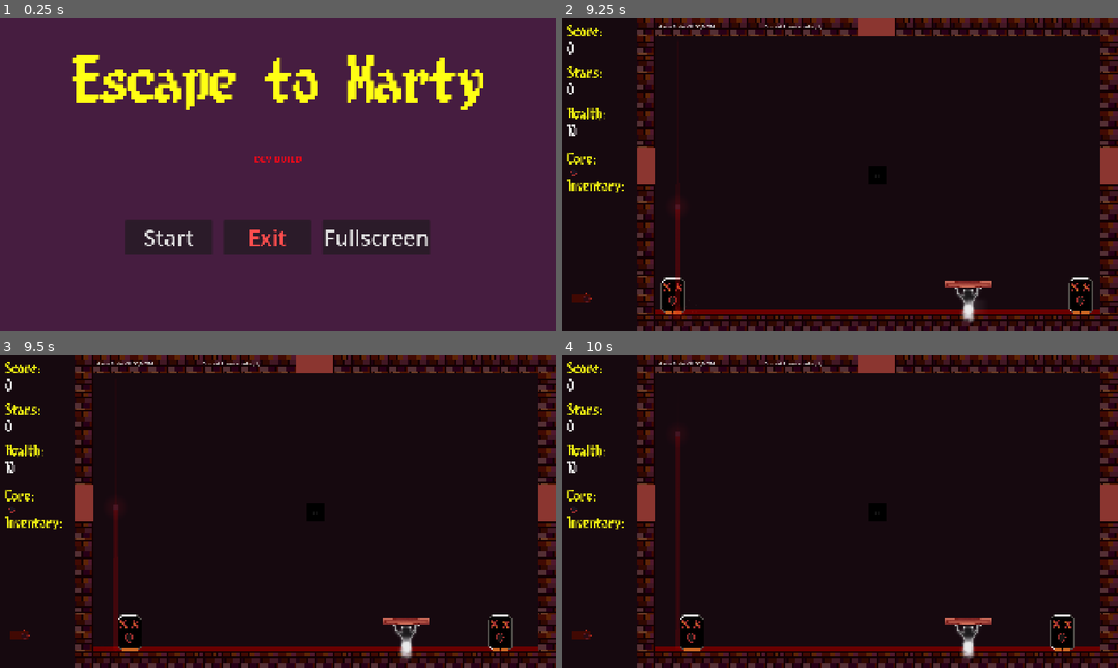
Above: before the commit, frames 1-4 (two rows, left to right).
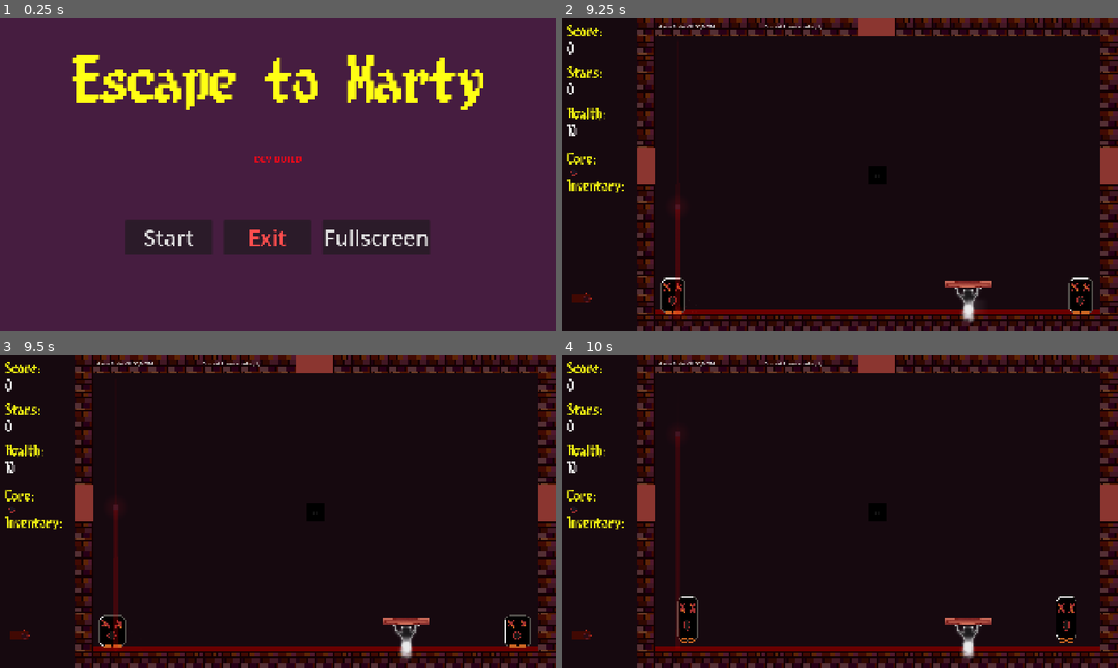
Above: after the commit, the same moments.

Repository: lostpoet999/escape_to_marty
Game: Godot game, scene res://scenes_and_scripts/ui_main_menu/main_menu.tscn
Same seed, same stepped clock (60 frames per second), same inputs: the game is played once before the commit and once after it. Sound files missing from this copy of the repository are replaced by a short silence.
Inputs (mouse positions are in pixels of both pictures, inside the frame that each line leads up to):
- Up to frame 1 (0.25 s): no input
- Up to frame 2 (9.25 s): click "Start" at 0.5 s; click (573, 171) at 1.27 s; click (573, 199) at 2.02 s; click (573, 171) at 2.75 s; click (573, 171) at 3.5 s; tap Enter at 4.25 s; move the mouse to (1106, 165) at 4.27 s; hold Tab (click_mode_toggle) 4.28-5 s; click (1106, 165) at 4.42 s; click (573, 171) at 5 s; click (573, 171) at 5.75 s; click (573, 171) at 6.5 s; tap Space (paddle_active_powerup) at 7.25, 8.1 s; move the mouse to (812, 174) at 7.27 s; click (812, 174) at 7.35 s; move the mouse to (851, 168) at 8.02 s; click (851, 168) at 8.17 s; move the mouse to (834, 180) at 8.77 s; tap Tab (click_mode_toggle) at 8.85 s; click (834, 180) at 8.92 s
- Up to frame 3 (9.5 s): no input
- Up to frame 4 (10 s): move the mouse to (1106, 502) at 9.52 s; click (1106, 502) at 9.6 s

Frames 1-2 are identical in both runs. In frame 3, 0.6% of the frame differs, in the area x 17-96%, y 82-95%; in frame 4, 0.6%.

Commit message:
feat: deaon squishes when he jumps

Diff:
--- a/scenes_and_scripts/ball/ball.gd
+++ b/scenes_and_scripts/ball/ball.gd
@@ -30,7 +30,7 @@
 var old_x: float = 0.0
 var old_y: float = 0.0
 
-var time := 0.0
+var time : float = 0.0
 @onready var point_light_2d: PointLight2D = $PointLight2D
 
 @onready var paddle: Paddle = $"../Paddle"
--- a/scenes_and_scripts/enemies/enemy_actions/hop_to_center.gd
+++ b/scenes_and_scripts/enemies/enemy_actions/hop_to_center.gd
@@ -6,6 +6,9 @@
 const LEFT_CENTER:float  = 960.00
 const RIGHT_CENTER: float = 1216.00
 const RIGHT: float = 1782.00
+
+var target_x:float
+var is_hopping: bool = false
 
 
 @export var hop_distance: float
@@ -17,15 +20,67 @@
 
 func reset()->void:
 	hops = 0
+	is_hopping = false
 
-func execute_action(actor: PlacedEnemy)->void:
+func set_target_x(actor: PlacedEnemy)->void:
 	if actor.global_position.x <= LEFT_CENTER:
 		if randf_range(1,100) <= back_chance and actor.global_position.x > 384:
-			actor.global_position.x -= hop_distance
+			target_x = actor.global_position.x - hop_distance
 		elif actor.global_position.x != LEFT_CENTER:
-			actor.global_position.x += hop_distance
+			target_x = actor.global_position.x + hop_distance
 	elif actor.global_position.x >= RIGHT_CENTER:
 		if randf_range(1,100) <= back_chance and actor.global_position.x < 1782:
-			actor.global_position.x += hop_distance
+			target_x = actor.global_position.x + hop_distance
 		elif actor.global_position.x != RIGHT_CENTER:
-			actor.global_position.x -= hop_distance
+			target_x = actor.global_position.x - hop_distance
+
+func execute_action(actor: PlacedEnemy) -> void:
+	if is_hopping:
+		return
+	set_target_x(actor)
+	if target_x == actor.global_position.x:
+		return
+	is_hopping = true
+	var origin_y: float = actor.global_position.y
+	var origin_scale: Vector2 = actor.scale
+	var start_x: float = actor.global_position.x
+	# --- Position Tween ---
+	var tween: Tween = actor.create_tween()
+	tween.tween_method(func(x: float) -> void:
+		actor.global_position.x = x
+		Signalbus.blocker_moved.emit()
+	, start_x, target_x, speed)\
+		.set_ease(Tween.EASE_OUT).set_trans(Tween.TRANS_QUAD)
+	var up_tween: Tween = actor.create_tween()
+	up_tween.tween_property(actor, "global_position:y",
+		origin_y - up_distance, speed * 0.5)\
+		.set_ease(Tween.EASE_OUT).set_trans(Tween.TRANS_SINE)
+	up_tween.tween_property(actor, "global_position:y",
+		origin_y, speed * 0.5)\
+		.set_ease(Tween.EASE_IN).set_trans(Tween.TRANS_SINE)
+	# --- Takeoff Squash & Stretch ---
+	var scale_tween: Tween = actor.create_tween()
+	scale_tween.tween_property(actor, "scale",
+		Vector2(origin_scale.x * 1.3, origin_scale.y * 0.7), speed * 0.15)\
+		.set_ease(Tween.EASE_OUT).set_trans(Tween.TRANS_SINE)
+	scale_tween.tween_property(actor, "scale",
+		Vector2(origin_scale.x * 0.8, origin_scale.y * 1.4), speed * 0.10)\
+		.set_ease(Tween.EASE_OUT).set_trans(Tween.TRANS_SINE)
+	scale_tween.tween_property(actor, "scale",
+		origin_scale, speed * 0.75)\
+		.set_ease(Tween.EASE_IN_OUT).set_trans(Tween.TRANS_SINE)
+	# --- Landing fires after arc completes ---
+	up_tween.tween_callback(func() -> void:
+		var land_tween: Tween = actor.create_tween()
+		land_tween.tween_property(actor, "scale",
+			Vector2(origin_scale.x * 1.3, origin_scale.y * 0.7), speed * 0.10)\
+			.set_ease(Tween.EASE_OUT).set_trans(Tween.TRANS_SINE)
+		land_tween.tween_callback(func() -> void:
+			SFX.play_sound("landing")
+		)
+		land_tween.tween_property(actor, "scale",
+			origin_scale, speed * 0.30)\
+			.set_ease(Tween.EASE_OUT).set_trans(Tween.TRANS_ELASTIC)
+		land_tween.tween_callback(func() -> void: is_hopping = false)
+	)
+	hops += 1
--- a/scenes_and_scripts/enemies/enemy_actions/hop_to_center.tres
+++ b/scenes_and_scripts/enemies/enemy_actions/hop_to_center.tres
@@ -5,8 +5,8 @@
 [resource]
 script = ExtResource("1_34bor")
 hop_distance = 64.0
-up_distance = 32.0
-speed = 1.0
+up_distance = 48.0
+speed = 0.05
 max_hops = 5
 back_chance = 30.0
 action_name = "Hop To Center"
--- a/scenes_and_scripts/enemies/placed_enemy.gd
+++ b/scenes_and_scripts/enemies/placed_enemy.gd
@@ -46,7 +46,6 @@
 	var sprite: Sprite2D = $EnemySprite
 	var half_width: float = sprite.texture.get_width() * sprite.scale.x * scale.x / 2.0
 	var paddle_half: float = paddle._get_scaled_half_width()
-	#var sprite_half: float = sprite.texture.get_width() * sprite.scale.x * scale.x / 2.0
 	if global_position.x < paddle.global_position.x:
 		return global_position.x + half_width + paddle_half
 	else:
--- a/scenes_and_scripts/enemies/specific_enemies/no_see_me_demon/deon.tscn
+++ b/scenes_and_scripts/enemies/specific_enemies/no_see_me_demon/deon.tscn
@@ -9,8 +9,8 @@
 [sub_resource type="Resource" id="Resource_rwvd0"]
 script = ExtResource("3_2bfs3")
 hop_distance = 64.0
-up_distance = 32.0
-speed = 5.0
+up_distance = 48.0
+speed = 1.0
 max_hops = 5
 back_chance = 20.0
 action_name = "HopCenter"
--- a/scenes_and_scripts/sound_system/entity_sfx.tscn
+++ b/scenes_and_scripts/sound_system/entity_sfx.tscn
@@ -10,6 +10,7 @@
 [ext_resource type="AudioStream" uid="uid://d1tpyyhksf7q2" path="res://sound_effects/dry (no reverb)/cage-trap.wav" id="8_hpigb"]
 [ext_resource type="AudioStream" uid="uid://cwqip11vdpijx" path="res://sound_effects/dry (no reverb)/spirit-shot.wav" id="9_hpigb"]
 [ext_resource type="AudioStream" uid="uid://ddf3es58leurn" path="res://sound_effects/working/star.wav" id="10_0gpy4"]
+[ext_resource type="AudioStream" uid="uid://bqhkgoxlfjnhf" path="res://sound_effects/dry (no reverb)/ball-thud.wav" id="11_idfbx"]
 
 [sub_resource type="Resource" id="Resource_84rug"]
 script = ExtResource("2_3pagk")
@@ -72,6 +73,13 @@
 pitch_variance = 2.0
 metadata/_custom_type_script = "uid://2fgoca4drc17"
 
+[sub_resource type="Resource" id="Resource_3w05g"]
+script = ExtResource("2_3pagk")
+name = "landing"
+audio = ExtResource("11_idfbx")
+pitch_variance = 0.2
+metadata/_custom_type_script = "uid://2fgoca4drc17"
+
 [node name="EntitySfx" type="Node" unique_id=529254853]
 script = ExtResource("1_mje1w")
-sounds = Array[ExtResource("2_3pagk")]([SubResource("Resourc …(186 unchanged characters)… e_568ao"), SubResource("Resource_7iehp")])
+sounds = Array[ExtResource("2_3pagk")]([SubResource("Resourc …(186 unchanged characters)… e_568ao"), SubResource("Resource_7iehp"), SubResource("Resource_3w05g")])
